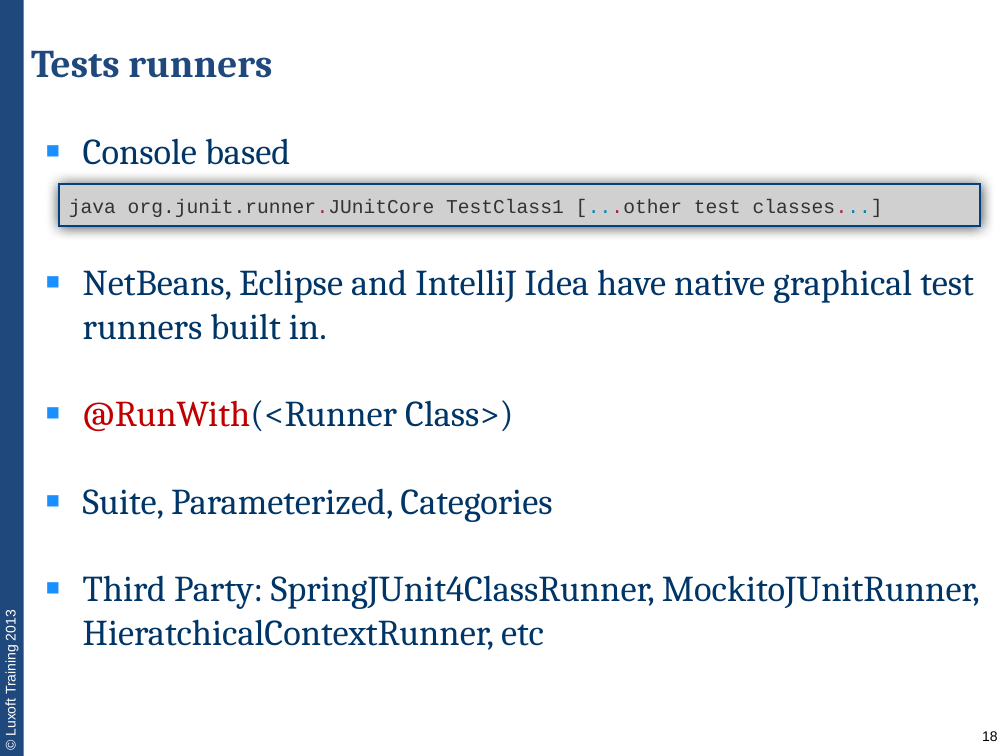
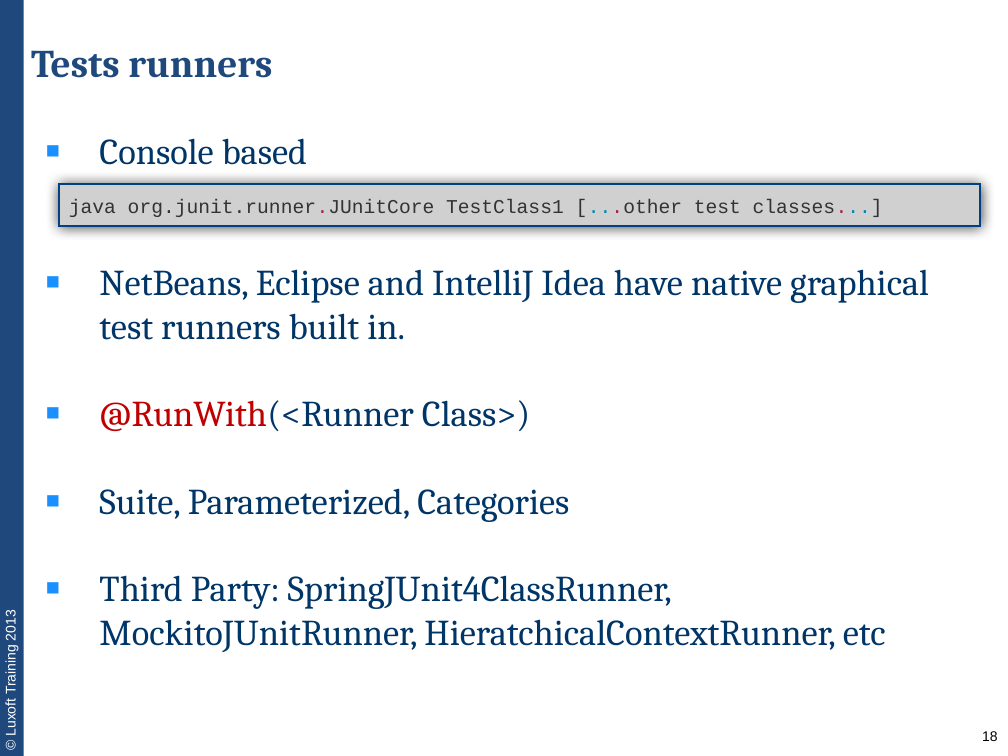
Before and after one commit to team3/lux-trainings-all, a slide deck: slide 18 of JVA-011. unit-testing-with-junit/JVA-011-lecture1-unit-testing-basics.pptx. Drawn at 1008x756 pixels with LibreOffice and Linux fonts; fonts in the diff are those of the drawing; grey boxes stand for pictures. Boxes give left, top, right and bottom in pixels: in the first picture for what was removed or moved away, otherwise in the second. Text is boxed around its words. In the diff, an @@ line names an element or a change of style, - is before the commit and + after.

```diff
--- a/JVA-011. unit-testing-with-junit/JVA-011-lecture1-unit-testing-basics.pptx
+++ b/JVA-011. unit-testing-with-junit/JVA-011-lecture1-unit-testing-basics.pptx
@@ text "Console based" at (99,138,929,652): indent changed @@
```
Also in this commit, not shown: 31 other slides changed, 1 slide removed, 1 other file.
